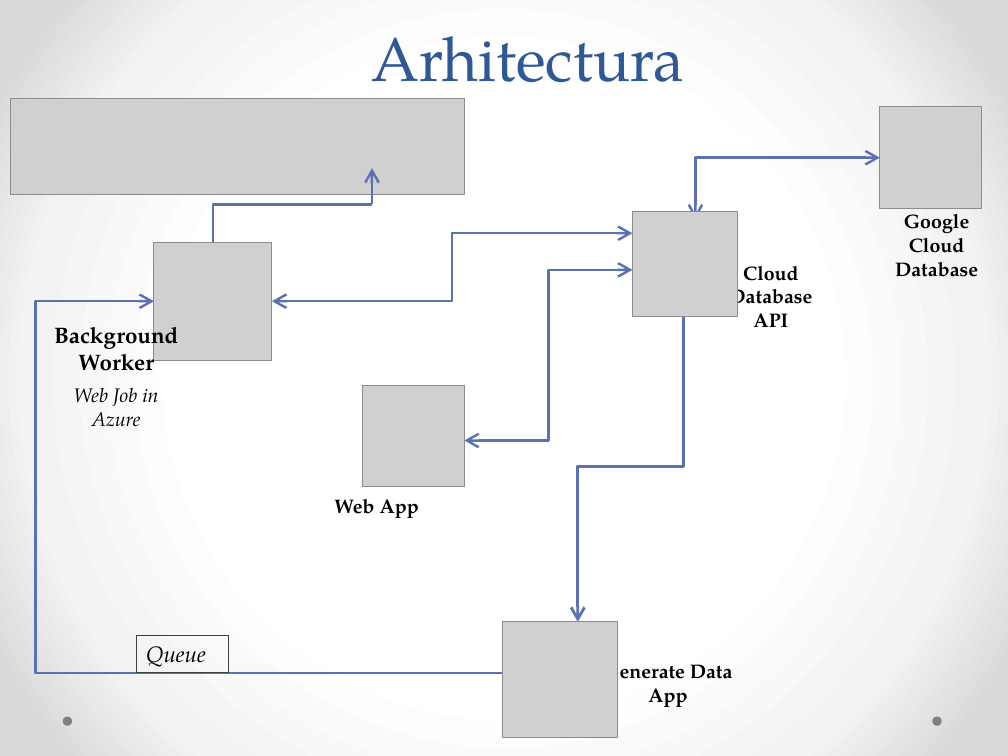
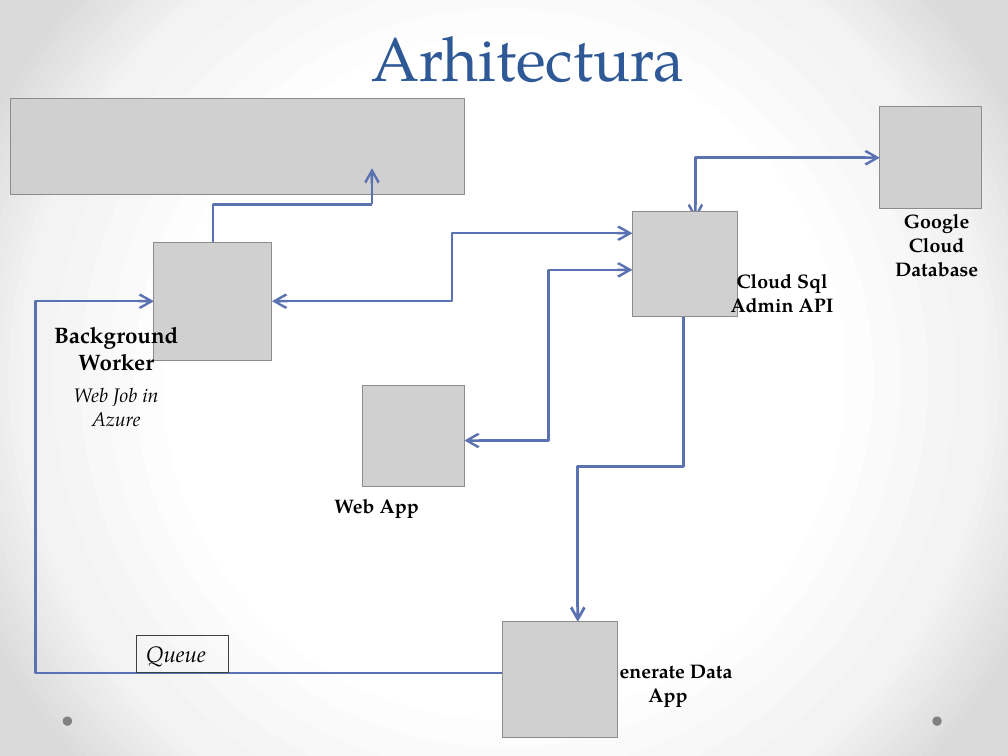
Before and after one commit to diercan/DATC-2018, a slide deck: slide 2 of Indreica_Claudia-Nicoleta/Proiect_Datc/ProiectDATC.pptx. Drawn at 1008x756 pixels with LibreOffice and Linux fonts; fonts in the diff are those of the drawing; grey boxes stand for pictures. Boxes give left, top, right and bottom in pixels: in the first picture for what was removed or moved away, otherwise in the second. Text is boxed around its words. In the diff, an @@ line names an element or a change of style, - is before the commit and + after.

Commit message:
Background Worker - Verified if project can connect to a Google API Updated Architecture slide in powerpoint - Using Cloud Sql Admin API that has direct access to the database.

```diff
--- a/Indreica_Claudia-Nicoleta/Proiect_Datc/ProiectDATC.pptx
+++ b/Indreica_Claudia-Nicoleta/Proiect_Datc/ProiectDATC.pptx
@@ text at [731, 268, 834, 317]: text changed @@
-Cloud Database
-API
+Cloud Sql Admin API
```
Also in this commit, not shown: 2 other files.
